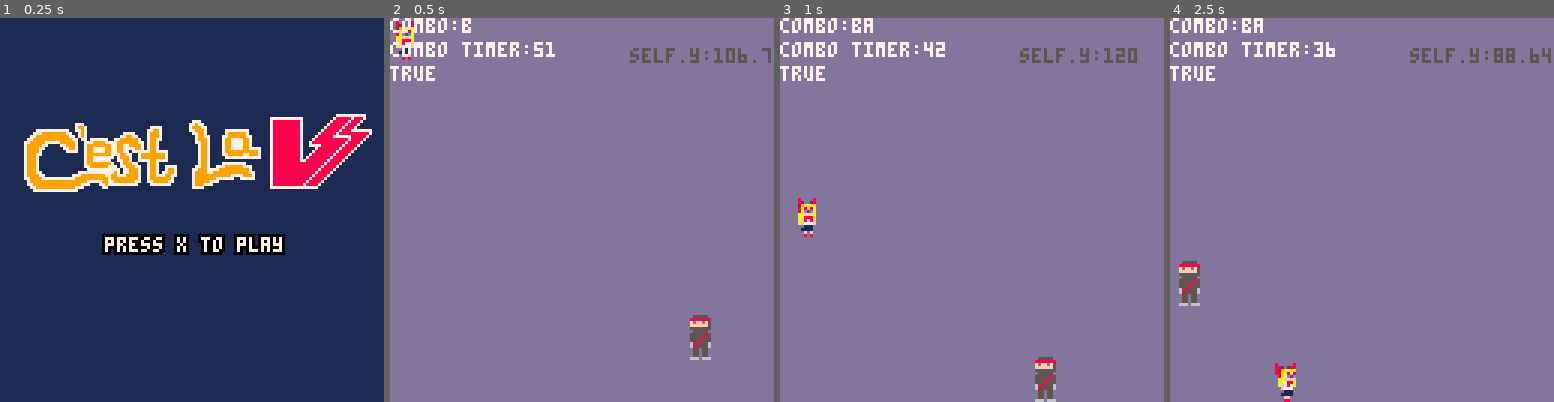
Above: before the commit, frames 1-4 (left to right).
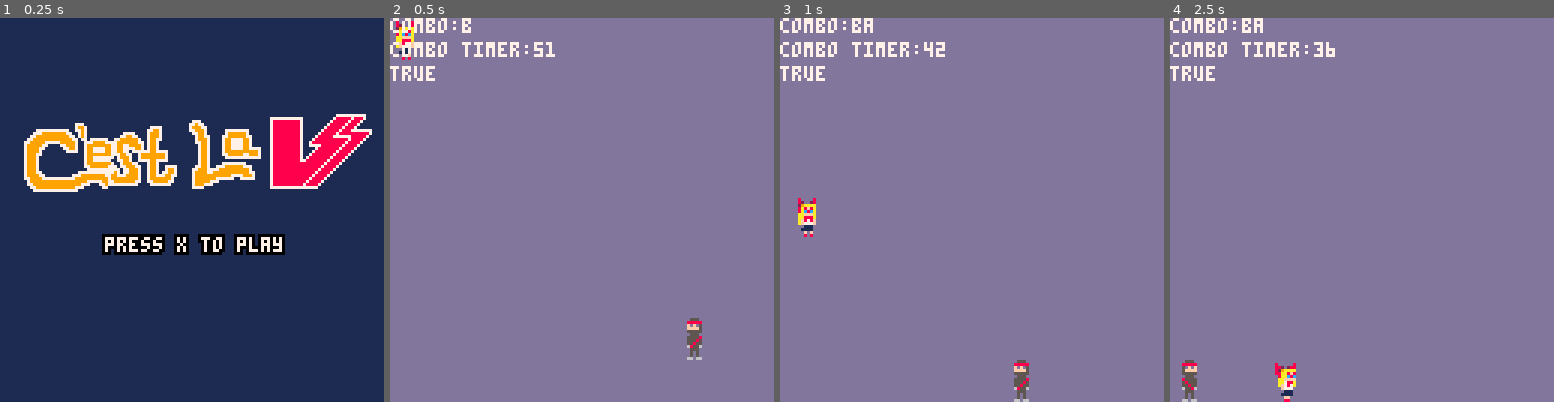
Above: after the commit, the same moments.

Repository: MarkNickerson/SailorV
Game: PICO-8 cartridge sailorv.p8
The game is run twice, just before and just after one commit, with the same random seed, the same clock (stepped at 60 frames per second) and the same inputs.
Inputs:
- Up to frame 1 (0.25 s): no input
- Up to frame 2 (0.5 s): tap X (X key) at 0.33 s
- Up to frame 3 (1 s): tap O (Z key) at 0.7 s
- Up to frame 4 (2.5 s): tap X (X key) at 1.07, 1.85 s; hold Right 1.6-2.1 s; tap O (Z key) at 1.7, 2.1 s; hold Up 2.15-2.42 s; hold Right from 2.47 s (still down)

Frame 1 is identical in both runs. In frame 2, 1.0% of the frame differs, in the area x 62-100%, y 7-90%; in frame 3, 1.4%; in frame 4, 1.5%, in the area x 2-100%, y 7-100%.

Commit message:
put ninja on a diet, added throw animation, spawns shuriken every x seconds

Diff:
--- a/sailorv.p8
+++ b/sailorv.p8
@@ -21,6 +21,7 @@
     if state == game_states.splash then
         music(4)
         state = game_states.game
+        init_game() -- inits stuff for game state
     elseif state == game_states.game then
         state = game_states.gameover
     elseif state == game_states.gameover then
@@ -223,8 +224,6 @@
     t = 0
     cls()
     music(1)
-    player = make_player(1,1)
-    ninja=make_ninja(100,100)
 end
 
 function _update60()
@@ -250,49 +249,88 @@
 
 
 ------------------------------------------------ enemies
+shuriken = {}
+function update_shuriken(obj)
+	if(t % 6 == 0) then
+		obj.x -= 8 * obj.dx
+		if(obj.flip == true) then
+			obj.flip = false
+		else
+			obj.flip = true
+		end
+	end
+end
+
+function draw_obj(obj)
+  	spr(obj.sprite, obj.x, obj.y, 1, 1, obj.flip)
+end
+
+function create_obs(obj, sprite, x, y, dx)
+  -- empty table to fill with below values
+  local o = {}
+  o.x = x
+  o.y = y
+  o.dx = dx
+  o.sprite = sprite
+  o.flip = false
+
+  add(obj, o)
+  return o
+end
 
 function make_ninja(x,y)
   local ninja = {
     x=x,                 -- x position
     y=y,                 -- y position
-    p_jump=-1.75,           -- jump velocity
     dx=0,
     dy=0,
     max_dx=1,             -- max x speed
-    --max_dy=2,             -- max y speed
-    --p_width=8,            -- sprite width
-    --p_height=16,          -- sprite height
-    p_speed=0.02,         -- acceleration force
+    p_speed=0.03,         -- acceleration force
     drag=0.02,            -- drag force
     gravity=0.15,         -- gravity
-
-    jump_button={
-      update=function(self)
-        if(btn(2)) then
-          self.is_jumping=true
-        else
-          self.is_jumping=false
+    flip = false,		-- false == left facing, true == right facing
+    health = 20,
+    sprite = 64,
+    is_throwing = false,
+    throw_mod = 200,
+    throw_timer = 0,
+
+    throw=function(self)
+      	if(self.is_throwing == true) then
+      		if(self.throw_timer == 0) then -- spawn a shuriken once animation finishes
+      			if(self.flip) then -- facing right
+      				create_obs(shuriken, 79, self.x+4, self.y-8, -1)
+      			else -- facing left
+      				create_obs(shuriken, 79, self.x-4, self.y-8, 1)
+      			end
+      			self.is_throwing = false
+      			self.throw_mod -= 1
+      			self.sprite = 64
+      		elseif(self.throw_timer > 13) then
+      			self.sprite = 65
+      		elseif(self.throw_timer > 0) then
+      			self.sprite = 66
+      		end
+      		self.throw_timer -= 2
+        elseif(t % self.throw_mod == 0) then -- cannot throw while previous throw is being completed
+          self.is_throwing=true
+          self.throw_timer =20
         end
-      end
-    },
+    end,
 
     update=function(self)
-      local b_left=btn(0)
-      local b_right=btn(1)
-
       -- ninja spawns and runs to the left
       if(player.x < self.x and self.dx > -self.max_dx) then
+      	self.flip = false
         self.dx-=self.p_speed
       elseif(player.x > self.x and self.dx < self.max_dx) then
+      	self.flip = true
       	self.dx += self.p_speed
       end
 
       self.x+=self.dx
-      self.jump_button:update()
-
-      if self.jump_button.is_jumping then
-        self.dy=self.p_jump
-      end
+
+      self:throw()
 
       self.dy+=self.gravity
       self.y+=self.dy
@@ -304,8 +342,7 @@
     end,
 
     draw=function(self)
-      spr(64, self.x, self.y-8, 1, 2)
-      print ('self.y:'..(self.y), 80, 10, 5)
+      	spr(self.sprite, self.x, self.y-8, 1, 2, self.flip)
     end
   }
   add(allninjas, ninja)
@@ -335,19 +372,27 @@
 
 -- game
 
+function init_game()
+	player = make_player(1,1)
+	ninja=make_ninja(100,100)
+end
+
 function update_game()
+  ninja:update()
+  foreach(shuriken, update_shuriken)
   move_player()
   collisions()
-  ninja:update()
+  t+= 1
 end
 
 function draw_game()
 	rectfill(0, 0, 127, 127, 13)
- spr(actor.sprt,player.x,player.y-8,1,2,actor.flp)
+	ninja:draw()
+  	foreach(shuriken, draw_obj)
+ 	spr(actor.sprt,player.x,player.y-8,1,2,actor.flp)
 	print('combo:'..player.combo.attac,0,0,7)
 	print('combo timer:'..player.combotimer,0,8,7)
 	print(player.incombo,0,16,7)
-  ninja:draw()
 end
 
 
@@ -501,21 +546,21 @@
 00000000000000000000000000000000000000000000000000000000000000000000000000000000000000000000000000000000000000000000000000000000
 00000000000000000000000000000000000000000000000000000000000000000000000000000000000000000000000000000000000000000000000000000000
 00000000000000000000000000000000000000000000000000000000000000000000000000000000000000000000000000000000000000000000000000000000
-00555550000005000000000000555550000000000055555000000000005555500000000000000000000000000000000000000000000000000000000000000000
-08888888000055000000000008888888000000000888888800000000088888880000000000000000000000000000000000000000000000000000000000000000
-0f0ff0f505555500000000000f0ff0f5000000000f0ff0f5000000000f0ff0f50000000000000000000000000000000000000000000000000000000000000000
-0ffffff500550550000000000ffffff5000000000ffffff5000000000ffffff50000000000000000000000000000000000000000000000000000000000000000
-05555555000555550000000005555555000000000555555500000000055555550000000000000000000000000000000000000000000000000000000000000000
-00555550000550000000000000555550000000000055555000000000005555500000000000000000000000000000000000000000000000000000000000000000
-05555585000500000000066555555585000000000555558500000000055555850000000000000000000000000000000000000000000000000000000000000000
-05555855000000000000000000555855000000665555585500000000055558550000000000000000000000000000000000000000000000000000000000000000
-05558555000000000000000000558555000000000055855500000066555585550000000000000000000000000000000000000000000000000000000000000000
-06585556000000000000000000585556000000000058555600000000005855560000000000000000000000000000000000000000000000000000000000000000
-06855556000000000000000000855556000000000085555600000000008555560000000000000000000000000000000000000000000000000000000000000000
-00550550000000000000000000550550000000000055055000000000005505500000000000000000000000000000000000000000000000000000000000000000
-00550550000000000000000000550550000000000055055000000000005505500000000000000000000000000000000000000000000000000000000000000000
-00550550000000000000000000550550000000000055055000000000005505500000000000000000000000000000000000000000000000000000000000000000
-06660666000000000000000006660666000000000666066600000000066606660000000000000000000000000000000000000000000000000000000000000000
+00000000000000000000000000000000000000000000000000000000000000000000000000000000000000000000000000000000000000000000000000000500
+00555000005550000000000000000000000000000000000000000000000000000000000000000000000000000000000000000000000000000000000000005500
+08888800088888000005550000000000000000000000000000000000000000000000000000000000000000000000000000000000000000000000000005555500
+0f0f05000f0555000088888000000000000000000000000000000000000000000000000000000000000000000000000000000000000000000000000000550550
+0ffff5000ff5550000f0f05000000000000000000000000000000000000000000000000000000000000000000000000000000000000000000000000000055555
+055555000555550500ffff5000000000000000000000000000000000000000000000000000000000000000000000000000000000000000000000000000055000
+00555000005550505055555000000000000000000000000000000000000000000000000000000000000000000000000000000000000000000000000000050000
+05555800005565000505550000000000000000000000000000000000000000000000000000000000000000000000000000000000000000000000000000000000
+05558500666680000055556000000000000000000000000000000000000000000000000000000000000000000000000000000000000000000000000000000000
+05585500005850000005556000000000000000000000000000000000000000000000000000000000000000000000000000000000000000000000000000000000
+06855600008550000005860000000000000000000000000000000000000000000000000000000000000000000000000000000000000000000000000000000000
+00555000005550000008550000000000000000000000000000000000000000000000000000000000000000000000000000000000000000000000000000000000
+00505000060055000055060000000000000000000000000000000000000000000000000000000000000000000000000000000000000000000000000000000000
+00505000060000500050006600000000000000000000000000000000000000000000000000000000000000000000000000000000000000000000000000000000
+06606600660006600660000600000000000000000000000000000000000000000000000000000000000000000000000000000000000000000000000000000000
 00000000000000000000000000000000000000000000000000000000000000000000000000000000000000000000000000000000000077777777770000000000
 00000000000000000000000000000000000000000000000000000000000000000000000000000000000000777777777770000000000788888788870000000000
 00000000000000000000000000000000000000000000000000000000000077700000000000000000000000788888888870000000007888887888700000000000
